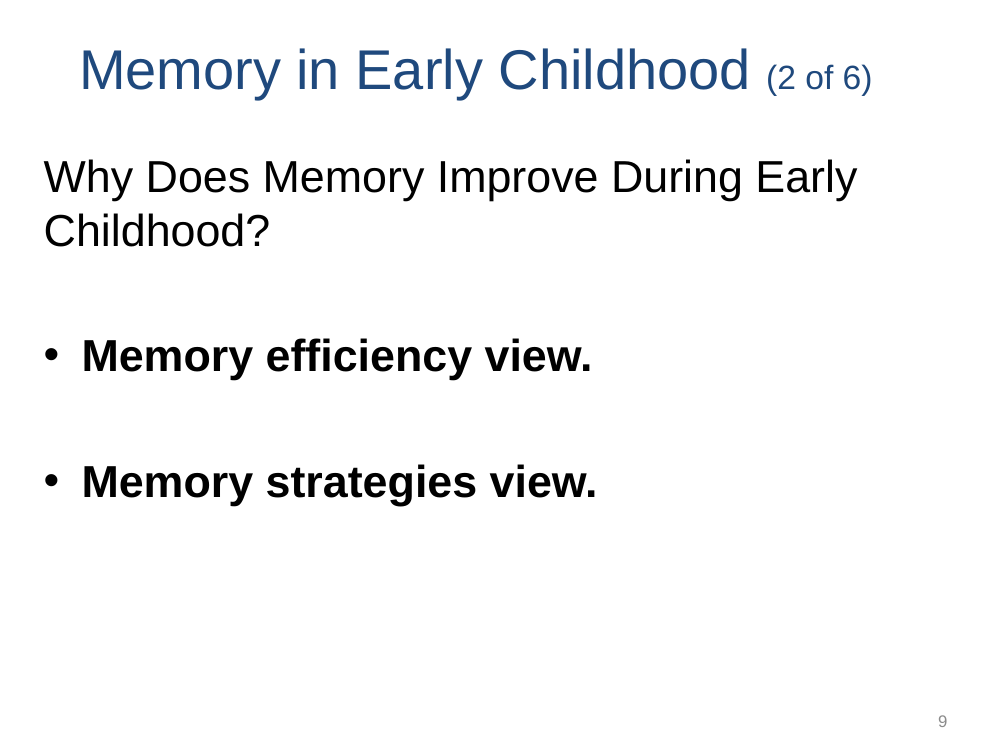
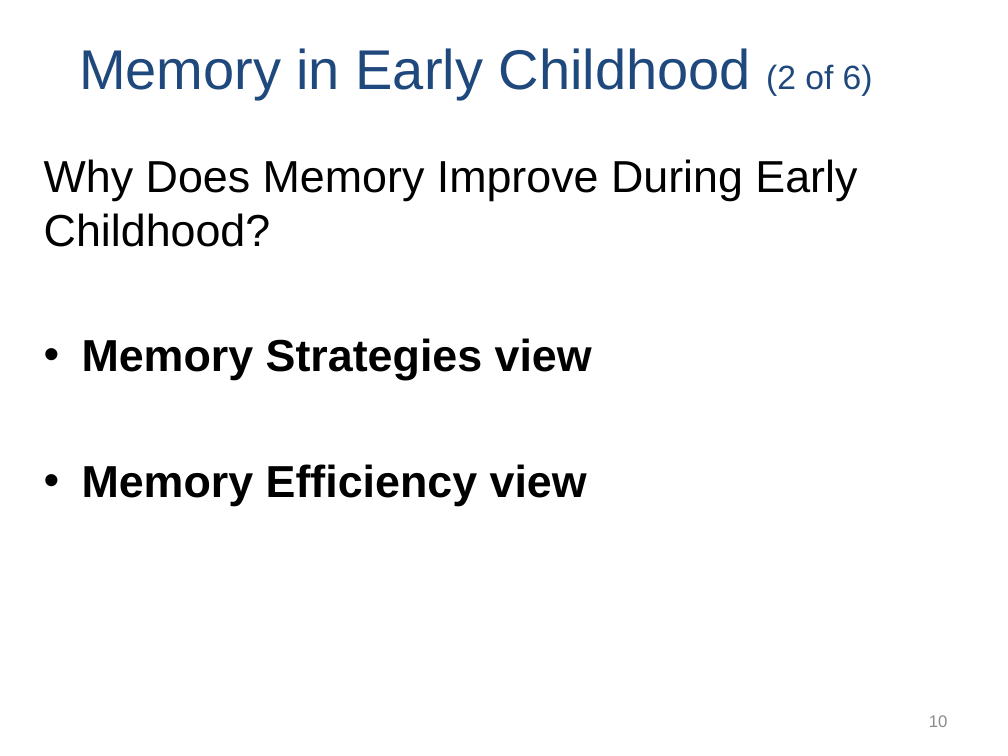
Before and after one commit to npm27/Teaching-Materials, a slide deck: slide 10 of Memory/Slides/Chapter 9.PPTX (slide 9 before the commit). Drawn at 1008x756 pixels with LibreOffice and Linux fonts; fonts in the diff are those of the drawing. Boxes give left, top, right and bottom in pixels: in the first picture for what was removed or moved away, otherwise in the second. Text is boxed around its words. In the diff, an @@ line names an element or a change of style, - is before the commit and + after.

```diff
--- a/Memory/Slides/Chapter 9.PPTX
+++ b/Memory/Slides/Chapter 9.PPTX
@@ text at [82,338,592,506]: text changed @@
-• Memory efficiency view.
-• Memory strategies view.
+• Memory Strategies view
+• Memory Efficiency view
@@ page number at [929,715,948,727]: text changed @@
-9
+10
```
Also in this commit, not shown: 7 other slides changed, 2 slides added.
